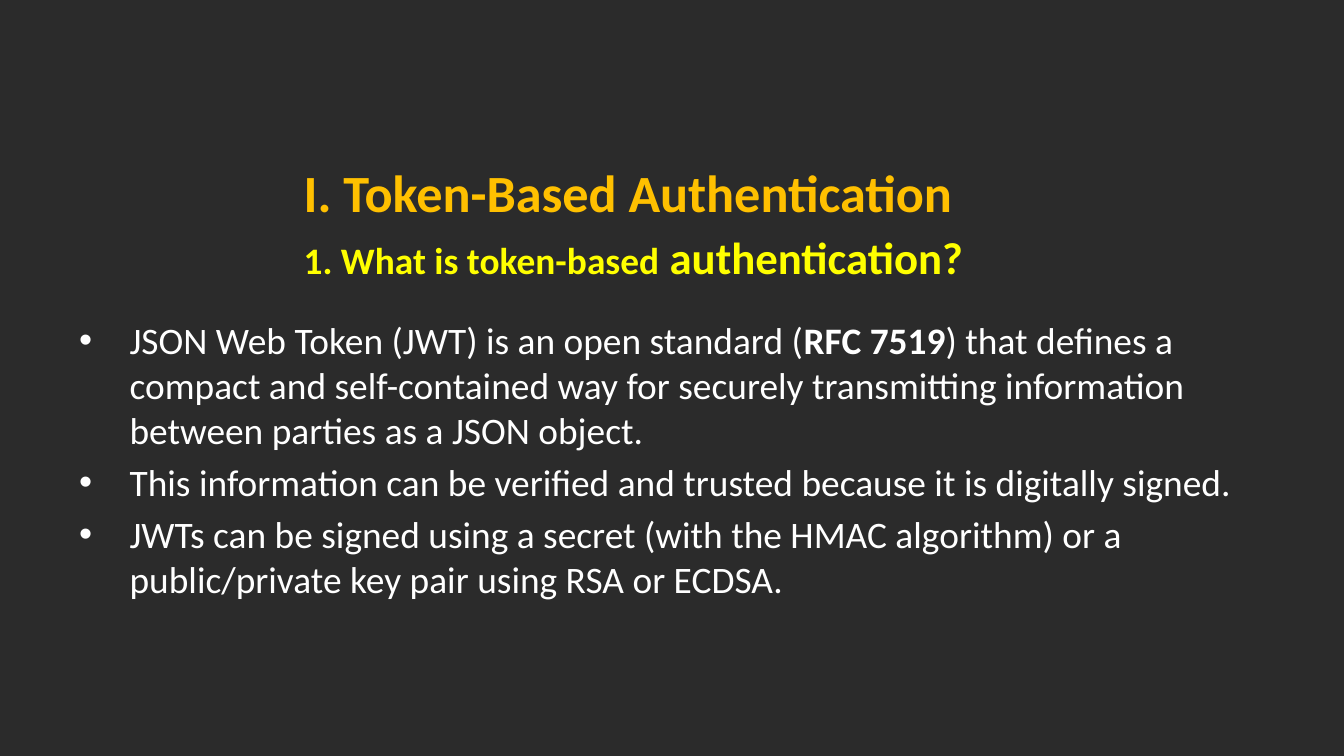
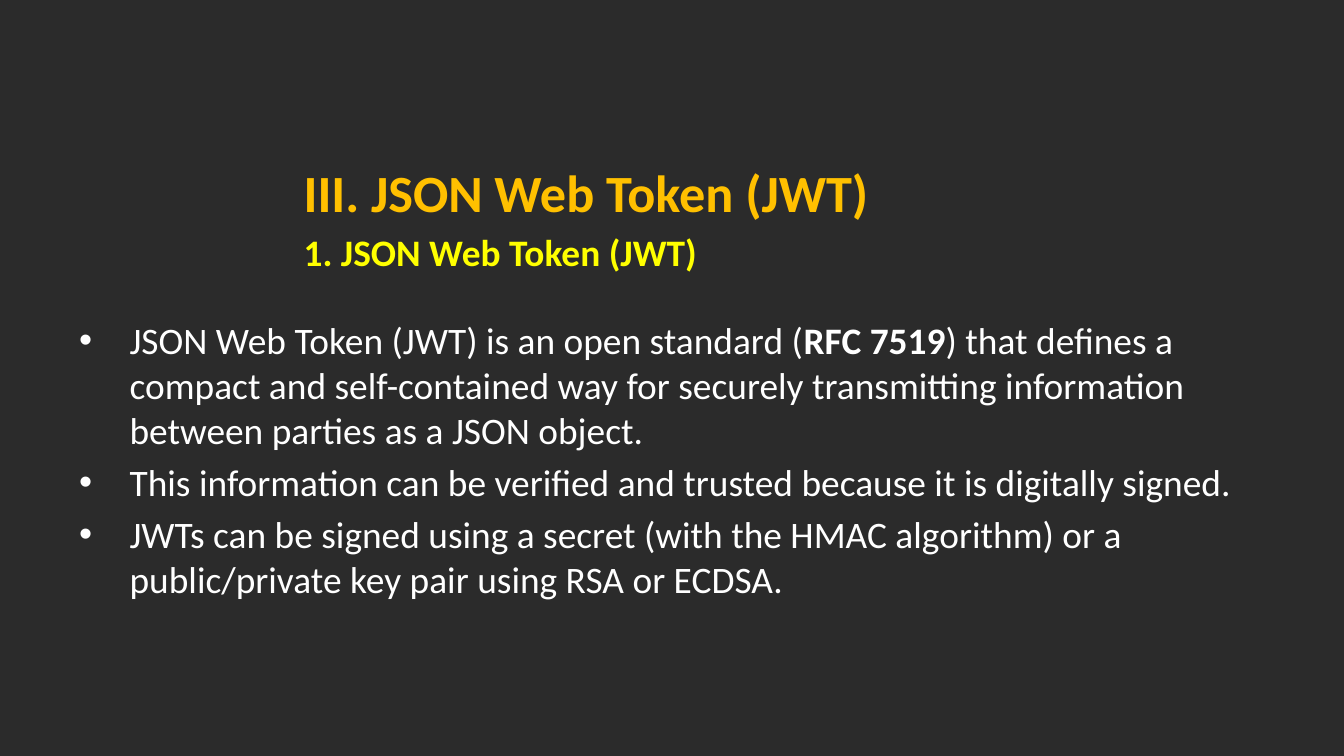
Before and after one commit to hoangmyit/Angular-NetCoreAuthenticationWithJWT, a slide deck: slide 17 of 1. Documents/AngularAuthenticationAndAuthorization.pptx (slide 10 before the commit). Drawn at 1344x756 pixels with LibreOffice and Linux fonts; fonts in the diff are those of the drawing; background and template pictures are left out; a plain dark background stands for a picture behind light text. Boxes give left, top, right and bottom in pixels: in the first picture for what was removed or moved away, otherwise in the second. Text is boxed around its words. In the diff, an @@ line names an element or a change of style, - is before the commit and + after.

```diff
--- a/1. Documents/AngularAuthenticationAndAuthorization.pptx
+++ b/1. Documents/AngularAuthenticationAndAuthorization.pptx
@@ text at box(304, 173, 868, 220): text changed @@
-I. Token-Based Authentication
+III. JSON Web Token (JWT)
@@ text at box(304, 238, 697, 272): text changed @@
-1. What is token-based authentication?
+1. JSON Web Token (JWT)
```
Also in this commit, not shown: 14 other slides changed, 7 slides added.
